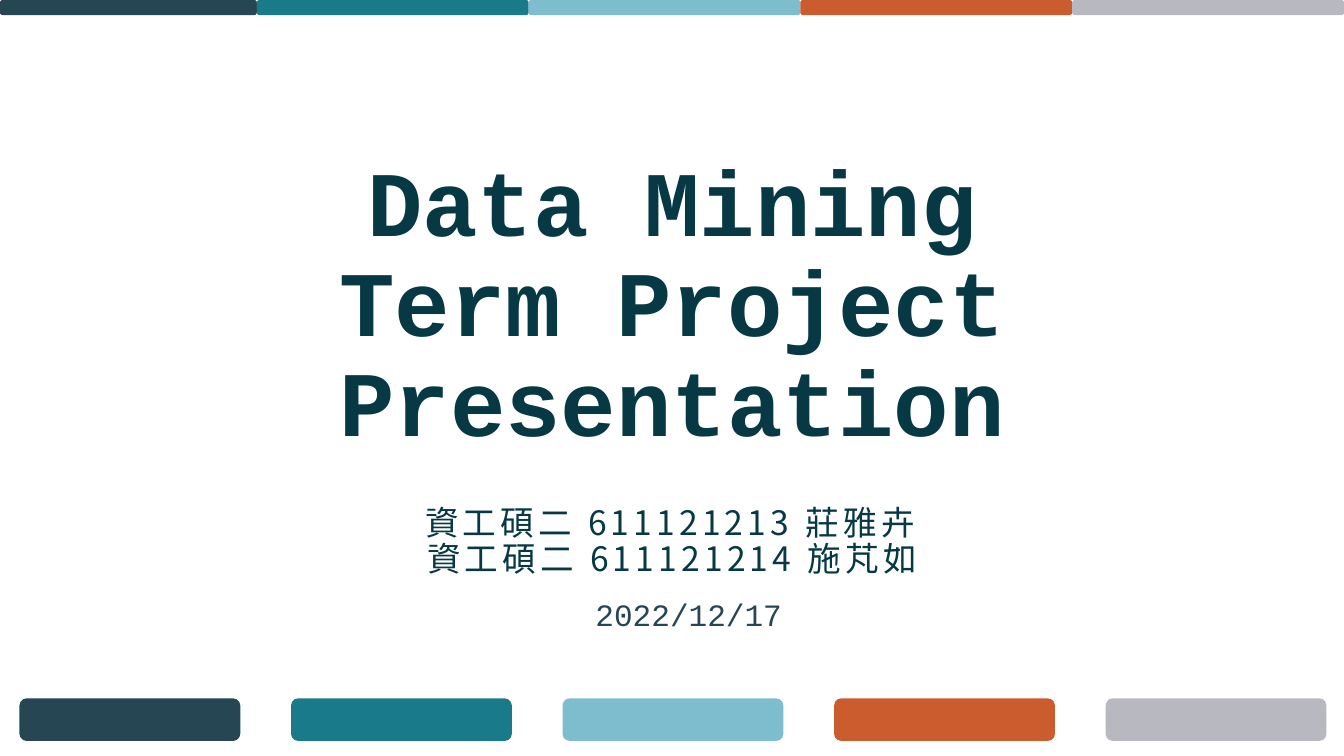
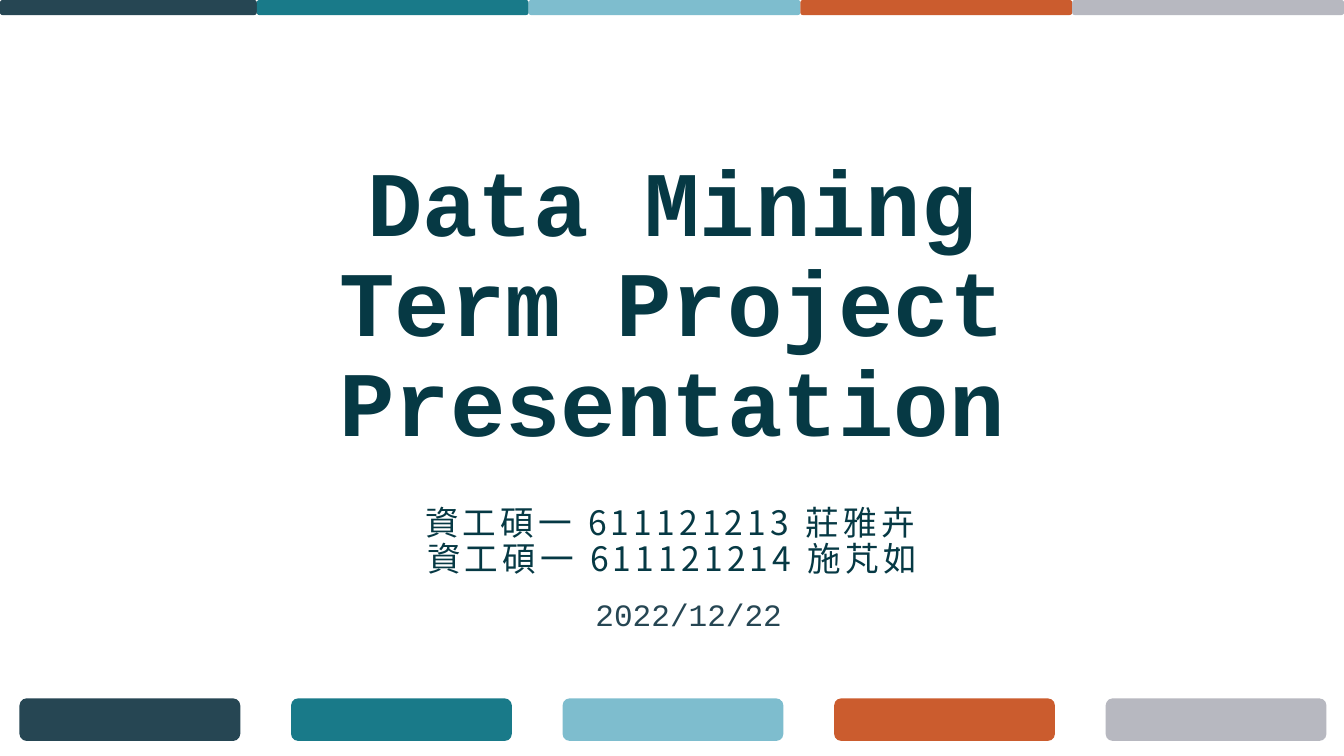
Before and after one commit to jhuangyahui/datamining, a slide deck: slide 1 of datamining/datamining.pptx. Drawn at 1344x756 pixels with LibreOffice and Linux fonts; fonts in the diff are those of the drawing. Boxes give left, top, right and bottom in pixels: in the first picture for what was removed or moved away, otherwise in the second. Text is boxed around its words. In the diff, an @@ line names an element or a change of style, - is before the commit and + after.

```diff
--- a/datamining/datamining.pptx
+++ b/datamining/datamining.pptx
@@ subtitle at bbox=[425, 506, 917, 574]: text changed @@
-資工碩二 611121213 莊雅卉
-資工碩二 611121214 施芃如
+資工碩一 611121213 莊雅卉
+資工碩一 611121214 施芃如
@@ text at bbox=[595, 604, 781, 627]: text changed @@
-2022/12/17
+2022/12/22
```
Also in this commit, not shown: 6 other slides changed, 1 other file.
